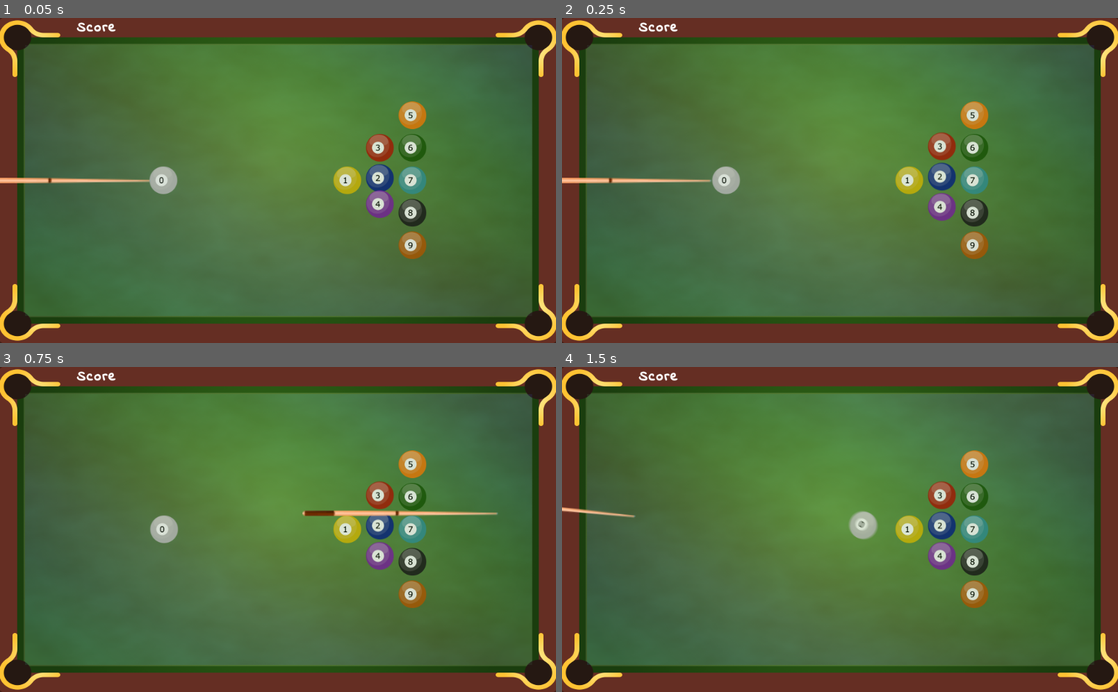
Above: before the commit, frames 1-4 (two rows, left to right).
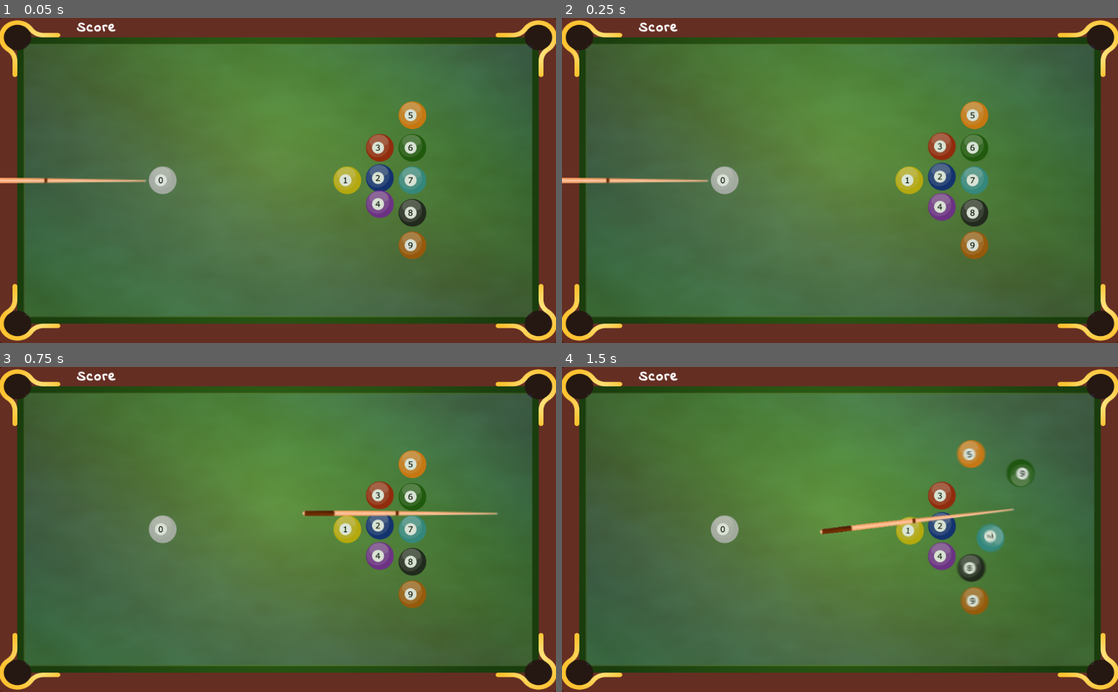
Above: after the commit, the same moments.

Repository: AlbertoPachecoDev/Fisica2D
Game: Godot game, scene res://Main.tscn
The game is run twice, just before and just after one commit, with the same random seed, the same clock (stepped at 60 frames per second) and the same inputs.
Inputs (mouse positions are in pixels of both pictures, inside the frame that each line leads up to):
- Up to frame 1 (0.05 s): no input
- Up to frame 2 (0.25 s): no input
- Up to frame 3 (0.75 s): tap Enter at 0.5 s; move the mouse to (400, 513) at 0.52 s; press the mouse at (400, 513) at 0.53 s
- Up to frame 4 (1.5 s): tap Space at 1.25 s; move the mouse to (728, 545) at 1.27 s; release the mouse at (728, 545) at 1.28 s; click (728, 545) at 1.35 s

The runs differ from the first frame. In frame 1, less than 0.1% of the frame differs, in the area x 7-32%, y 45-55%; in frame 2, 0.1%; in frame 3, less than 0.1%; in frame 4, 3.7%, in the area x 0-85%, y 22-77%.
Error before the commit: Invalid get index 'position' (on base: 'InputEventKey'). (res://Global.gd:85)
Error after the commit: Invalid get index 'position' (on base: 'InputEventKey'). (res://Global.gd:90)

Commit message:
Ver. 0.65 drop signal
Main:
 drop signal  ->  free ball
 damp signal -> check if balls stop moving

Diff:
--- a/Global.gd
+++ b/Global.gd
@@ -7,10 +7,10 @@
 	You can modify RigidBody2D behavior via properties (Mass, Friction, Bounce, etc.)
 	A typical RigidBody2D scene has Sprite and CollisionShape2D children nodes.
 	By default a RigidBody2D falls downward. You can increase Gravity Scale or turn off (zero).
-	add_force(): adds a continuous force to a rigid body. ej. steadily pushing rocket-thrust for going faster.
-	Note that this adds to any already existing forces. The force continues to be applied until removed.
-	apply_impulse(): adds an instantaneous “kick” to the body. Imagine hitting a baseball with a bat.
-	By default, the physics settings provide some damping, which reduces a body’s velocity and spin.
+	- add_force(): adds a continuous force to a rigid body. ej. steadily pushing rocket-thrust for going faster.
+	  Note that this adds to any already existing forces. The force continues to be applied until removed.
+	- apply_impulse(): adds an instantaneous “kick” to the body. Imagine hitting a baseball with a bat.
+	  By default, the physics settings provide some damping, which reduces a body’s velocity and spin.
 
 	https://kidscancode.org/godot_recipes/physics/godot3_kyn_rigidbody1
 	https://opengameart.org
@@ -19,6 +19,7 @@
 extends Node2D
 
 signal reset()
+signal drop(id)
 signal damp(count)
 
 const Balls = [
@@ -40,7 +41,7 @@
 	Vector2(760,240), Vector2(760,300),
 	Vector2(760,360), Vector2(760,420)
 ]
-const MxDampCnt = 50  # timer-activated damping times limit
+const MxDampCnt = 36  # timer-activated damping cycles
 var screenH
 var screenW
 var level = 1
@@ -48,11 +49,8 @@
 var mouse_start = null
 var ball0 = null
 var dragging = false
-var drag_start = Vector2(100,300)
-#var wtaco
+var drag_start = Vector2(90,300)
 var count_damp = 0
-onready var cue = preload("res://taco.tscn")
-var taco = null
 
 func _ready():
 	var scr = get_viewport_rect().size
@@ -62,12 +60,20 @@
 	z_index = 1
 	reset()
 
+func show_cue(state):
+	$taco.set_visible(state)
+
+func enable_cue(state):
+	# https://godotengine.org/qa/57186/disable-collisionshape2d-%24collisionshape2d-disabled-godot
+	$taco.get_node("collision").set_deferred("disabled", not state) # disable collisions
+	$taco.set_mode(RigidBody2D.MODE_RIGID if state else RigidBody2D.MODE_STATIC)
+
 func reset():
+	$inc_damp.stop()
 	count_damp = 0
-	taco = cue.instance()
-	#wtaco = taco.width()
-	taco.set_position(drag_start)
-	add_child(taco)
+	show_cue(true)
+	enable_cue(false)
+	$taco.set_position(drag_start)
 	dragging = false
 	emit_signal("reset")
 
@@ -75,32 +81,33 @@
 	if Input.is_action_pressed("ui_cancel"):
 		get_tree().quit()
 	if ball0 == null: return
-	if count_damp != 0: return # freeze cue is balls are rolling
-	if taco == null: return
+	if count_damp != 0: return # ignore input if balls are rolling
 	if event.is_action_pressed("click") and not dragging: # start
 		dragging = true
 		drag_start = event.position
-		taco.set_position(drag_start)
+		$taco.set_position(drag_start)
 	if dragging: # dragging
-		taco.rotation = drag_start.angle_to_point(event.position)
-		taco.set_position(event.position)
+		$taco.rotation = drag_start.angle_to_point(event.position)
+		$taco.set_position(event.position)
 	if event.is_action_released("click") and dragging: # end
 		dragging = false
-		var drag_end = event.position
-		taco.set_position(drag_end)
-		var dir = drag_start - drag_end
-		taco.impulse(dir * 8) # dir.rotated(-PI/2)
+		$taco.set_position(event.position)
+		enable_cue(true)
+		var dir = drag_start - event.position
+		$taco.impulse(dir * 8) # dir.rotated(-PI/2)
 		$del_cue.start()
 
-func drop_hole(ball):
-	if ball.name[0]== "b" and ball.id!=0:
+func drop_hole(id):
+	if id != 0:
 		score += 100
 		$label.text = "Score: " + str(score)
+	emit_signal("drop", id)
 	$hole.play()
 
 func _on_del_cue_timeout():
 	$start_damp.start()
-	taco.queue_free()
+	enable_cue(false)
+	show_cue(false)
 
 func _on_friction_timeout():
 	count_damp = 1
@@ -112,5 +119,6 @@
 	if count_damp < MxDampCnt:
 		emit_signal("damp", count_damp)
 	else:
+		print("Damp finished!!")
 		$inc_damp.stop()
 		reset()
--- a/Global.tscn
+++ b/Global.tscn
@@ -22,7 +22,6 @@
 stream = ExtResource( 3 )
 
 [node name="taco" parent="." instance=ExtResource( 5 )]
-visible = false
 
 [node name="del_cue" type="Timer" parent="."]
 wait_time = 0.4
@@ -33,7 +32,7 @@
 one_shot = true
 
 [node name="inc_damp" type="Timer" parent="."]
-wait_time = 0.2
+wait_time = 0.25
 
 [connection signal="timeout" from="del_cue" to="." method="_on_del_cue_timeout"]
 [connection signal="timeout" from="start_damp" to="." method="_on_friction_timeout"]
--- a/Main.gd
+++ b/Main.gd
@@ -2,7 +2,13 @@
 
 onready var ball = preload("res://ball.tscn")
 
+var balls = []
+
 func _ready():
+	# warning-ignore:return_value_discarded
+	Global.connect("drop", self, "remove")
+	# warning-ignore:return_value_discarded
+	Global.connect("damp", self, "not_moving")
 	for i in range(10):
 		var b = ball.instance()
 		if i==0:
@@ -13,3 +19,16 @@
 		b.set_position(Global.POS[i])
 		b.get_node("sprite").set_texture(Global.Balls[i])
 		add_child(b)
+		balls.append(b)
+
+func remove(id):
+	balls[id].queue_free()
+	balls.remove(id)
+
+func not_moving(count):
+	for b in balls:
+		if is_instance_valid(b):
+			if b.linear_velocity.length() > 2:
+				return
+	print("Balls stopped!! ", count)
+	Global.reset()
--- a/ball.gd
+++ b/ball.gd
@@ -33,7 +33,7 @@
 # https://godotengine.org/qa/50866/detect-if-rigidbody-touching-colliding-with-another-object
 func _on_ball_body_entered(body):
 	if body.name.substr(0,4) == "ball":
-		var mag = self.linear_velocity.abs().length()
+		var mag = self.linear_velocity.length()
 		mag = clamp(mag, 10, 500)
 		$sound.volume_db = range_lerp(mag, 500, 10, 1, -50)
 		$sound.play()
@@ -43,8 +43,8 @@
 		if not sleeping:
 			sleeping = true # stop physics
 			$sprite.use_parent_material = true
-	linear_damp  += 0.075
-	angular_damp += 0.055
+	linear_damp  += 0.07
+	angular_damp += 0.05
 	if not $sprite.use_parent_material:
 		var v = shader.get_shader_param("dir")
 		if v.x > BlurStop:
--- a/table.gd
+++ b/table.gd
@@ -1,5 +1,5 @@
 extends Node2D
 
 func _on_table_body_entered(body):
-	Global.drop_hole(body)
-	body.queue_free()
+	if body.name.substr(0,4) == "ball":
+		Global.drop_hole(body.id)
--- a/taco.gd
+++ b/taco.gd
@@ -1,12 +1,12 @@
 extends RigidBody2D
 
-const MaxVel = 6000
+const MaxVel = 5500
 
 func _ready():
 	gravity_scale = 0.0
 
-func width():
-	return $sprite.texture.get_width()
+#func width():
+#	return $sprite.texture.get_width()
 
 func impulse(amount):
 	apply_central_impulse(amount.clamped(MaxVel))
--- a/taco.tscn
+++ b/taco.tscn
@@ -14,7 +14,7 @@
 collision_mask = 2
 mass = 1.5
 physics_material_override = SubResource( 1 )
-contact_monitor = true
+sleeping = true
 script = ExtResource( 2 )
 __meta__ = {
 "_edit_group_": true
@@ -24,8 +24,6 @@
 scale = Vector2( 2, 2 )
 texture = ExtResource( 1 )
 
-[node name="CollisionShape2D" type="CollisionShape2D" parent="."]
+[node name="collision" type="CollisionShape2D" parent="."]
 position = Vector2( 170.052, 0.999992 )
 shape = SubResource( 2 )
-
-[connection signal="body_entered" from="." to="." method="_on_taco_body_entered"]
